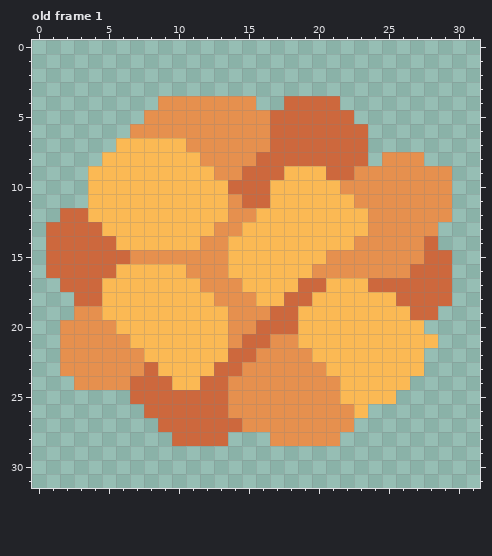
One commit to this pixel-art file: Assets/Meat.aseprite. Above, as it was before the edit.
32x32 pixels, 1 frame. Shown: old frame 1. The commit also changed other frames, which this record leaves out.
And afterwards:
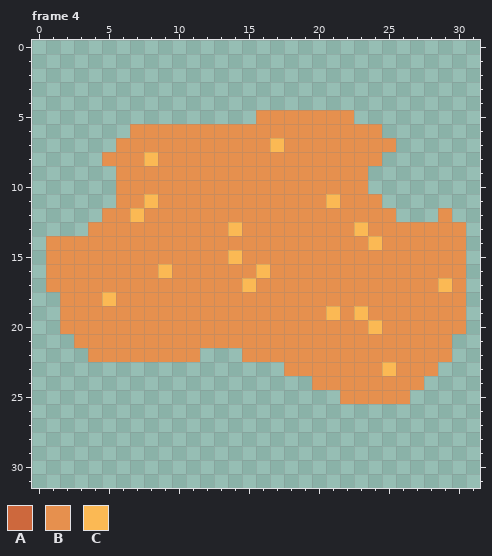
Palette (. is transparent): A #cd683d  B #e6904e  C #fbb954
A new or re-ordered frame is compared with the old frame closest to it.
The exact change:
frames 1 -> 5
Changed rows in their new state; - is an unchanged pixel.
Frame 4 is new; against old frame 1:
first column x 1:
 4 --------.......--....---------
 5 -------........-BBBBBB--------
 6 ----------------BBBBBBBB------
 7 -----BBBBB------CBBBBBBBB-----
 8 ----BBB-BBB----BBBBBBBBB...---
 9 ---..BBBBBBB--BBBBBBBB-......-
10 ---..BBBBBBBBBBBBBBBB--......-
11 ---..BB-BBBBB-BBBBBB-B--.....-
12 -...BB-BBBBBB--BBBBBBBB--...--
13 ...BBBBBBBBB-CBBBBBBBB------BB
14 BBBBBBBBBBB--BBBBBBBBB-C---BBB
15 BBBBBB--------BBBBBB-------BBB
16 BBBBBBBB-B---BB-BBB-------BBBB
17 BBBBBBBBBBB----BBBBBBBBBBBBBCB
18 -BBB-BBBBBBB---BBBBBBBBBBBBBBB
19 -B--BBBBBBBBB---BBBB-B-BBBBBBB
20 -----BBBBBBBB--BBBBBBBB-BBBBBB
21 -.----BBBBBBB-BB--BBBBBBBBBBB-
22 -..----BBBB...B----BBBBBBBBBB-
23 -................---BBBB-BBB--
24 --.................--BBBBBB---
25 ------...............BBBBB----
26 -------................-------
27 --------..............--------
28 ---------....---.....---------
